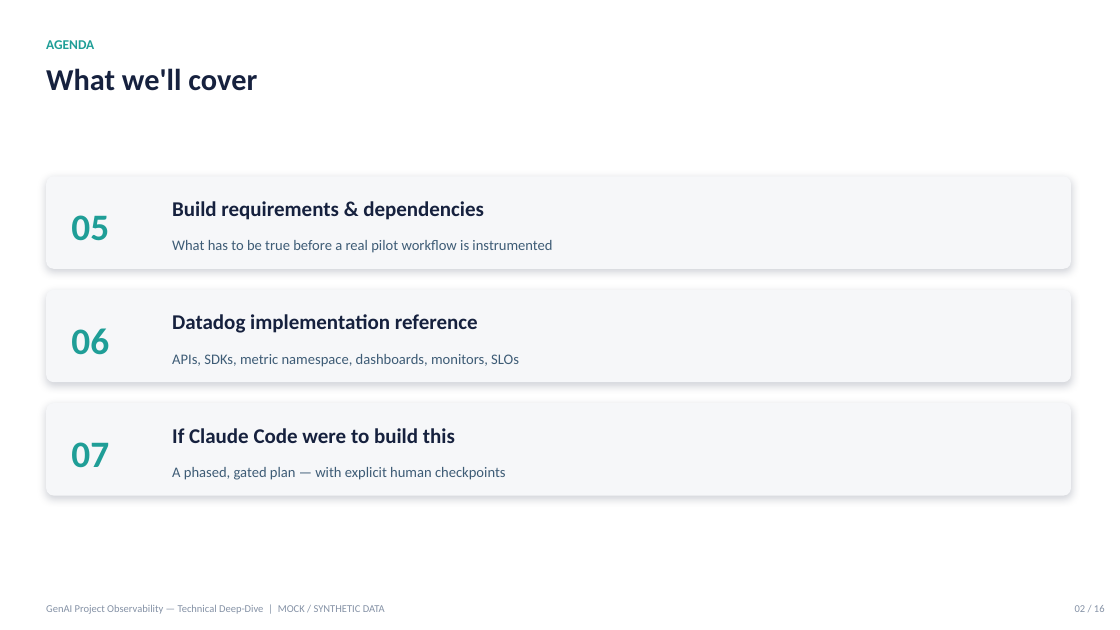
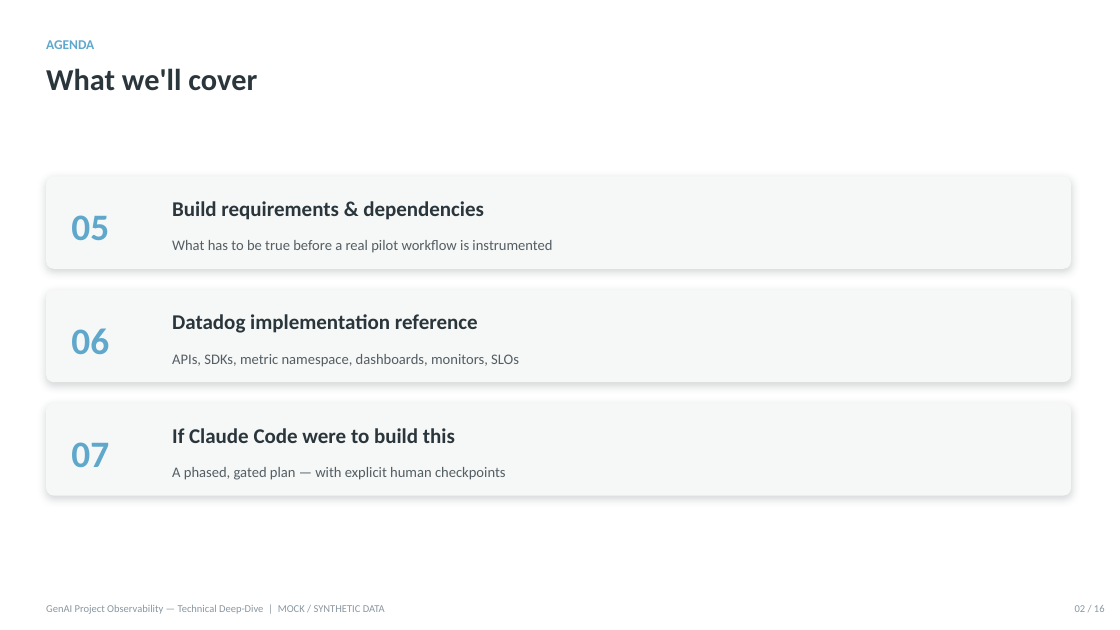
Before and after one commit to getamazednow/genai-observability-demo, a slide deck: slide 2 of training/slides/GenAI-Observability-Technical-Deepdive.pptx. Drawn at 1120x630 pixels with LibreOffice and Linux fonts; fonts in the diff are those of the drawing. Boxes give left, top, right and bottom in pixels: in the first picture for what was removed or moved away, otherwise in the second. Text is boxed around its words. In the diff, an @@ line names an element or a change of style, - is before the commit and + after.

Commit message:
Rebrand training artefacts with Getamazednow AI Design System v1.0
- Both decks: navy/teal palette remapped to Ink/Signal/Stone brand tokens,
  Poppins headings, brand badge on title slides (layouts, masters, theme incl.)
- Training guide: heading/title colors to Ink + Signal-deep, theme fonts
  to Poppins (headings) / Inter (body); content untouched

```diff
--- a/training/slides/GenAI-Observability-Technical-Deepdive.pptx
+++ b/training/slides/GenAI-Observability-Technical-Deepdive.pptx
@@ fill #F6F7F9 to #F6F7F7 in 3 elements at (46, 176, 1071, 269), (46, 290, 1071, 382), (46, 403, 1071, 496) @@
@@ text colour #1F9E97 to #5FA8CC in 4 elements at (46, 40, 94, 49), (71, 215, 109, 240), (71, 328, 109, 354), (71, 442, 109, 467) @@
@@ text colour #16213E to #2A363B in 4 elements at (46, 68, 257, 91), (172, 201, 484, 220), (172, 314, 478, 333), (172, 428, 455, 443) @@
@@ text colour #3E5C76 to #545E63 in 3 elements at (172, 240, 552, 253), (172, 354, 519, 367), (172, 467, 506, 480) @@
```
Also in this commit, not shown: 15 other slides changed, 2 other files.
